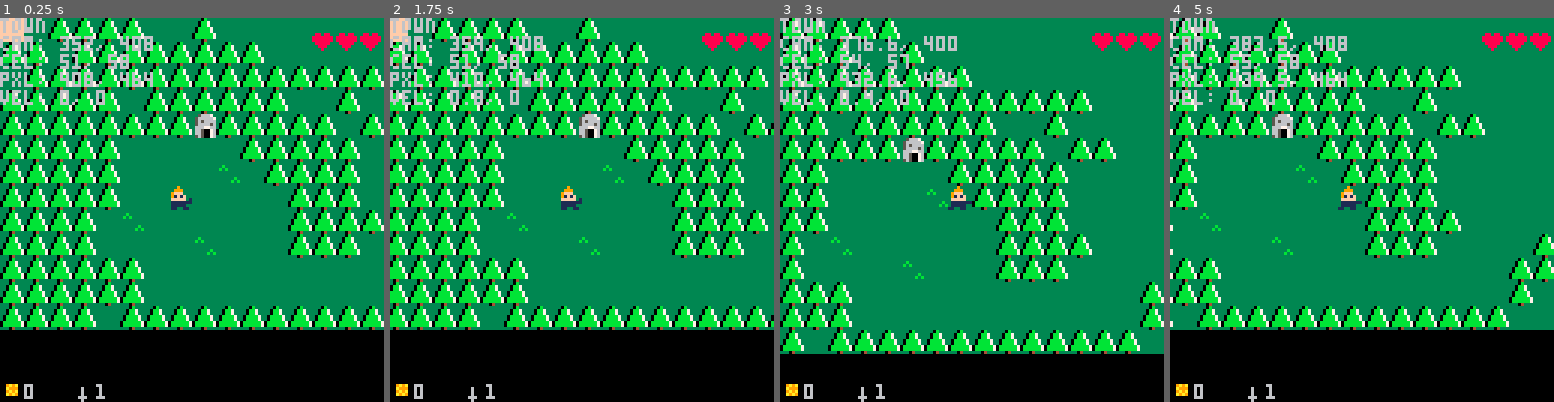
Above: before the commit, frames 1-4 (left to right).
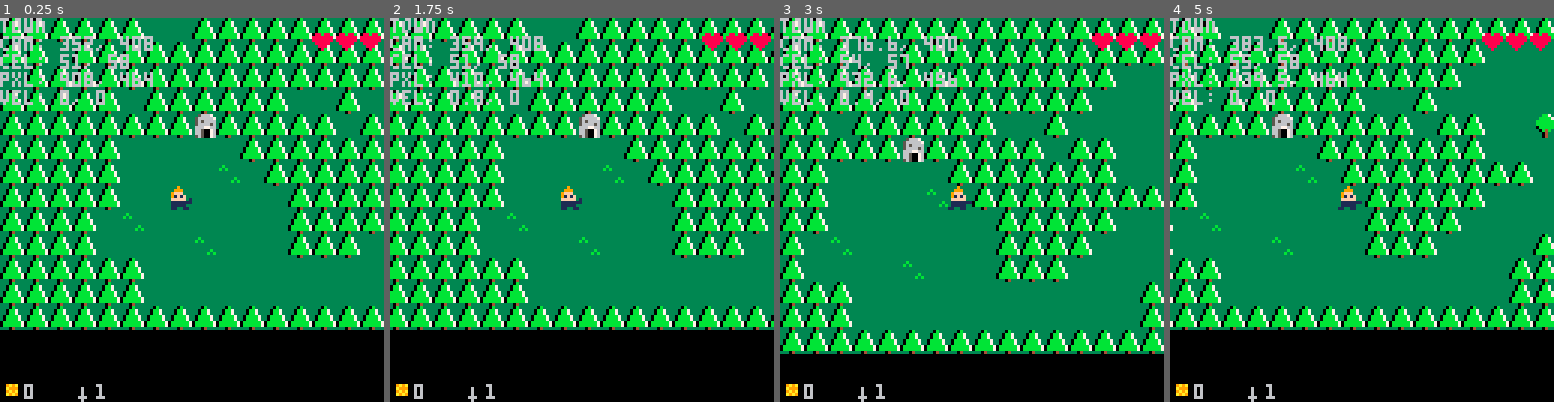
Above: after the commit, the same moments.

Repository: gubblebozer/pico8
Game: PICO-8 cartridge zeldalink.p8
Two runs of this game, one before a commit and one after it. Both use one fixed random seed, a clock stepped at 60 frames per second and the inputs below.
Inputs:
- Up to frame 1 (0.25 s): no input
- Up to frame 2 (1.75 s): tap X (X key) at 0.33, 1.07 s; tap O (Z key) at 0.7, 1.7 s; hold Right from 1.6 s (still down)
- Up to frame 3 (3 s): tap X (X key) at 1.85, 2.97 s; release Right at 2.1 s; tap O (Z key) at 2.1, 2.5, 2.9 s; hold Up 2.15-2.42 s; hold Right from 2.47 s (still down)
- Up to frame 4 (5 s): release Right at 3.03 s; hold Left 3.08-3.58 s; tap O (Z key) every 0.4 s from 3.3 to 4.9 s; hold Down 3.63-3.97 s; hold Right 4.02-4.68 s; tap X (X key) at 4.08 s; hold Up from 4.73 s (still down)

The runs differ from the first frame. In frame 1, 3.9% of the frame differs, in the area x 0-100%, y 0-82%; in frame 2, 4.1%; in frame 3, 8.6%, in the area x 6-100%, y 0-88%; in frame 4, 7.0%.

Commit message:
a bunch of map editing on zeldalink

Diff:
--- a/zeldalink.p8
+++ b/zeldalink.p8
@@ -786,165 +786,165 @@
 0002020202020000000000000000000002000002020000000000000000000000000000000000000000000000000000000202020202020202020202020000000002023a02020200020402020000000000020232020202000002000202000000000000000400080000000000000000000000000000000800000000000000000000
 0000000000000000000000000000000000000000000000000000000000000000000000000000000000000000000000000000000000000000000000000000000000000000000000000000000000000000000000000000000000000000000000000000000000000000000000000000000000000000000000000000000000000000
 __map__
-2424382424242424242724242827282428272827283738373837383711111111111111111111245211110101010111110124116042434243424301434243444041404140414041114141434350512100000000000000000000000000004242424242424242424200000000000000000000000000000000000000000000000000
-2424242424242424382424243837383738373837242827272827282728272837243738242424245200242424002424525455525352535253525352535253545051505150515051505151434340414343434343434343434343000021210000000000000000004224242424242424242424242424242424242424242424242424
-2424242424242427242724242827282424242821243837373837382728373827282724242424242421520021215452524041242424242424242421212100212124242424212424242424242450512424242424242424246a435b5a00005b5a000000000000004224242424242424242424242424242424242424242424242424
-2424242424242424382438373837383738373831242827282728273738272837383738242424245400000000005452525052424224242424242424520021212124242424242424242424244250514343242443242424246a43212121000000534242000000004224242424242424242424242424242424242424242424242424
-242424242424242424242427282428272427282437243738373837242827282728272824242424545400000052545252404100422152525252512452000040412424242424242121214221214041242424242443432424246200005b5a0000534242000000004224242424404354435443242424242424242424242424242424
-247c257c7c7c7c24242424373837383738372724272827282728272438373837383738272827282728272827282728525051214242525221522121525000404041242424212121214242212150512424434324244324242462000000000000534242000000524243435443510000000043242424242424242424242424242424
-247c242424237c24242428272827242728243738373837383738372728373827282728272837383738373837383738524040212142425221212152520021404040444044404462444043434140414324242424245e244343435b5a00000000005324244242522424242424242443430043242424242424242424242424242424
-247c242424317c24242424373837243738372424272827282724283738272837383738373824242424242442000042424040212162622121212121212150404050515051505162515051505150514343242424242424212143424253535353532424244253532424242424242443430043242424242424242424242424242424
-247c242431317c24242428272827282728272827373837382437382728373837383738212424242424242442410000002121212121212121525221212121404000000000000000000000006e52524343434343432424242424244224242424242424242424535b5a24245b5a2443006d43242424242424242424242424242424
-247c7c7c7c7c7c24243738373837383727282728242827281630313738242424242424242424242728242827282728424016534140522121005200215252404000000000000000000000006e62626e6e216e6e435b5a242424244224424242422442425324535353242424242453766d66434324242424242424242424242424
-242424242424242724272827242424272424243837383738211616272824242424242424242424373837383738373800401600410052400000520040005240405b00000000005b5a0000002162626e6e6e6e6e43242424245b5a42244224242424242424245353535b5a24242453004300004324242424242424242424242424
-2424242438242424383738373837253738002728272827282724273724242424242424242427282728272827282728214053004100000000525200000000404021005b5a2121212121215b5a52525a5a6353624324242424245c422442246a6a24242424245353532424245b5a53430043004324242424242424242424242424
-242416241624282724272827282428272427373827283738272724382424242424242424243738373837383738373831401621404040404040404040404040526363636363636363636363635252435353216243245b5a242424426a6a6a6a6a6a6a242424242424242424242424000000000043434343242424242424242424
-2424242424242437383738372437383724373837372427283737383124242424242421242424242430272827282728212421202120214040404040404040405252525252525252505052525252524324242424242424244242424242424253532424432424242424242424242424434300430043210043242424242424242424
-2424242424242427282728272827282728272724272827282724282424242424242421244243424342373837383738313031303130312424242424242424242424434324242424000000006e4343432424245b5a5a24426e6e6e6e00434324242424242424242424242424242424000000427543210043242424242424242424
-0024242424242437383738243837382438373738373837383737382424242424242121245253525352272827285352535253245051242424242424242424242424434324242424000000006e43434324482424242424427878434343242424242424242424242424244343434324004343434343210043242424242424242424
-2424272824272824282427282728272827282428272827272828242424242424242124246024242424373837382424242424244041242424242424242424242424434324242424000000006e464643494949494949426e6e78432424242424242424242424242424242424430024000000000000400043242424242424242424
-3737373824242728382437383738373837383738373837243838242424242424242424244124242424242827282424242424535051242424242424242424242424434324242424465200006e434374744343434343436e4343436e43434324242424246b6b242424244324434324434343002100210043242424242424242424
-2428242424243738242127282728242827242428272824242824242424242424242424244243424342373837382142434342434041242424242424242424242424434324242448465200006e43437474436e6e6e6e6e6e6e6e6e6e4324432424242424245b5a2424244324247924242424004321214243242424242424242424
-2438272427282428382137383738373837243738373831373824242424242424242424245253525352272827283152535352535051242424242424242424242424434343434343434343434343437443436e4343434343434343434324435b5a242424242424242424435a24242424245b5a4321212143242424242424242424
-373837382424242427282724272427272827282827272827282424242424242424242424242424242437383738212424242424242424242424242424242424242443434343434343434343434343746e6e6e436e6e6e6e6e6e6e6e24244324242424242424242424244321000000246600004375757543242424242424242424
-2728272824282428373837383724373738373838372438373824242424242424242424242424242424272827283124242424242424242424242424242424242424242424244460610000000000000043434343242424242424242424244343434343434343434343434343434343244343434343434343242424242424242424
-3738373837243738282827272428272728272827282728282424242424242424242424242424242424373837382124242424242424242424242424242424242424242424244443610000434343434343242424242424242424242424242424242424242424242424242424242424242424242424242424242424242424242424
-27282728272827283838243738383737383738373837383824242424242424242424242424242424242424272831242424242424242424242424242424242424242424242444435a005b434472727224242424242424242424242424242424242424242424242424242424242424242424242424242424242424242424242424
-3738282737383738282724272827282728272827282728212424242424242424242424242424242424242437382124242424242424242424242424242424242424242424244443757575434472727272727224242424242424242424242424242424242424242424242424242424242424242424242424242424242424242424
-2728383727283837382438373837383738373837383738212424242424242424242424242424242424242427282728242424242424242424242424242424242424242424244443434343434424242424242424242424242424242424242424242424242424242424242424242424242424242424242424242424242424242424
-3738283137382727283130313027282728272831302728272824242424242424242424242424242424242437383738242424242424242424242424242424242424242424242424242424242424242424242424242424242424242424242424242424242424242424242424242424242424242424242424242424242424242424
-2728272816163737382431000037383738373821243738373824242424242424242424242424242424242424302728242424242424242424242424242424242424242424242424242424242424242424242424242424242424242424242424242424242424242424242424242424242424242424242424242424242424242424
-3738373828272427282728272827282728313031242430312424242424242424242424242424242424242424243738212424242424242424242424242424242424242424242424242424242424242424242424242424242424242424242424242424242424242424242424242424242424242424242424242424242424242424
-2137272827282728273738373837383738242424242424242424242424242424242424242424242424242424242728312424242424242424242424242424242424242424242424242424242424242424242424242424242424242424242424242424242424242424242424242424242424242424242424242424242424242424
-3131372724272824283830313031303124242424242424242424242424242424242424242424242424242424243738212424242424242424242424242424242424242424242424242424242424242424242424242424242424242424242424242424242424242424242424242424242424242424242424242424242424242424
-0027282724373837382824242424242424242424242424242424242424242424242424242424242424242424242728272824242424242424242424242424242424242424242424242424242424242424242424242424242424242424242424242424242424242424242424242424242424242424242424242424242424242424
-…(130 lines of a section not shown)…
+3434343434343434343434343434353535353535353535353535353535353535343434343434343434343434343434343434343434343434343434343434343434343434343434343434343434343434343434343434343434343434343434343434343434343434343434343434343434343434343434343434343434343434
+3424242424242424242424242424243435242424242424242424242424242435342424242424242424242424242424343424242424242424242424242424243434242424242424242424242424242434342424242424242424242424242424343424242424242424242424242424243434242424242424242424242424242434
+3423232323242424242434342323233435232323232424242424353523232335342323232324242424243434232323343423232323242424242434342323233434232323232424242424343423232334342323232324242424243434232323343423232323242424242434342323233434232323232424242424343423232334
+3463636334242424242424232424243435080808352424242424242324242435346363633424242424242423242424343463636334242424242424232424243434636363342424242424242324242434346363633424242424242423242424343463636334242424242424232424243434636363342424242424242324242434
+3434343434242424242424242434243435353535352424242424242424352435343434343424242424242424243424343434343434242424242424242434243434343434342424242424242424342434343434343424242424242424243424343434343434242424242424242434243434343434342424242424242424342434
+3424242424242424242434343434243435242424242424242424353535352435342424242424242424243434343424343424242424242424242434343434243434242424242424242424343434342434342424242424242424243434343424343424242424242424242434343434243434242424242424242424343434342434
+3424242424242424242424242424243435242424242424242424242424232435342424242424242424242424242424343424242424242424242424242424243434242424242424242424242424242434342424242424242424242424242424343424242424242424242424242424243434242424242424242424242424242434
+3424243424242424242424242424343435242435242424242424242424243535342424342424242424242424242434343424243424242424242424242424343434242434242424242424242424243434342424342424242424242424242434343424243424242424242424242424343434242434242424242424242424243434
+3424243424242424242424242424343435242435242424242424242424243535342424342424242424242424242434343424243424242424242424242424343434242434242424242424242424243434342424342424242424242424242434343424243424242424242424242424343434242434242424242424242424243434
+3424243434342323232324242424243435242435353523232323242424242435342424343434232323232424242424343424243434342323232324242424243434242434343423232323242424242434342424343434232323232424242424343424243434342323232324242424243434242434343423232323242424242434
+3424242423242424232324242424243435242424232424242323242424242435342424242324242423232424242424343424242423242424232324242424243434242424232424242323242424242434342424242324242423232424242424343424242423242424232324242424243434242424232424242323242424242434
+3424242423242424232324242424243435242424232424242323242424242435342424242324242423232424242424343424242423242424232324242424243434242424232424242323242424242434342424242324242423232424242424343424242423242424232324242424243434242424232424242323242424242434
+3423242423242423343434242423243435232424232424233535352424232435342324242324242334343424242324343423242423242423343434242423243434232424232424233434342424232434342324242324242334343424242324343423242423242423343434242423243434232424232424233434342424232434
+3423232323232323343434232323233435232323232323233535352323232335342323232323232334343423232323343423232323232323343434232323233434232323232323233434342323232334342323232323232334343423232323343423232323232323343434232323233434232323232323233434342323232334
+3434342323343434343434343423233435353523233535353535353535232335343434232334343434343434342323343434342323343434343434343423233434343423233434343434343434232334343434232334343434343434342323343434342323343434343434343423233434343423233434343434343434232334
+3434343434343434343434343434343435353535353535353535353535353535343434343434343434343434343434343434343434343434343434343434343434343434343434343434343434343434343434343434343434343434343434343434343434343434343434343434343434343434343434343434343434343434
+2323232424232424242323242323232424232424242323242323232323242424242424232424242323242424242424232424242323242424242424232424242323242424242424242324232324242424242424242424242424242422242424242424242424232323232324232424242323242424242424242424242424242424
+2424242424242424242424242424242424242424242424242424242323242424242424232424242323242424242424232424242323242424242424232424242323242424242424242324232424232323232323242424242424242424242424242324232423242424232324232424232323242424232423242424242424242424
+2424242424242424242424242424242424242424242424242424242323242424232424232424232323242424232424232424232323242424232424232424232323242424242424242324232424232424242323242424242424242424242424242423232423242424232324232323232323242424242423242424242424242424
+2424242424242424242424242424242424242424242424242424242323242424242424232323232323242424242424232323232323242424242424232323232323242424242424242324232424232424242323242424242424242423242424232324232423242423232324242424242424232423232323242424242424242424
+2424242424242424242424242424242424242424242424242424242424232423232324242424242424232423232324242424242324232423232324242424242424232424242424242424232324232424232323242424232424232424232323242424232423232323232324242424242424242323232323242424232424242424
+2424242424242424242424242424242424242424242424242424242424242323232324242424242424242424242424242424242423242323232324242424242424242324232323242424242424232323232323242424242424232323232323242424242424242424242424242324242423232423232323242424242424242424
+2424242423232323232324242424242423232323232324242424242423232423232324242424242424242424242424242324242423232323232324242324242423232424232424242424242424242424242424232423232324242424242424232423232424242424242424232323232424242424242424232423232324242424
+2424242423242424232324242424242423242424232324242424242323242423232423242424242424242424242424242424242424242323242424242424242424242424232424242324242324242424242424242323232324242424242424242323232424232424242323242323232424242424242424242323232324242424
+2424242423242424232324242424242423242424232324242424242323242424242424242424242424242424242424242424242424242423242424242424242424242424232424232323242424242324242423232423232324242324242423232423232324242424242424242424242424242324242423232423232324242424
+2423242423242423232324242423242423242423232324242423242323242424242424242424242424242424242424242424242424242423242424242323232424242424232323232323242424242424242424242424242424242424242424242424242424242424242424242424242424242424242424242424242424242424
+2424242423232323232324242424242423232323232323232323232323232323232323232323232323232323232323232323232323232323232323232323232323232323232323232323232423232323232324242424242424242424242424242424242424242424242424242424242424242424242424242424242424242424
+2323232424242424242423242323232423232323232323232323232323232323232323232323232323232323232323232323232323232323232323232323232323232323232323232323232323232323232324242424242424242424242424242424242424242424242424242424242424242424242424242424242424242424
+2323232424242424242424232323232423232323232323232323232323232323232323232424242424242424242323232323232323232323232323232323232424242323232323232323232323232323232324242424242424242424242424242424242424242424242424242424242424242424242424242424242424242424
+2424242424242424242424242424242424240202020202020202020202020202020202020202020202020202020202020202020202020202020202020202020202020202020202020202020202020202020224242424242424242424242424242424242424242424242424242424242424242424242424242424242424242424
+2424242424242424242424242424242424240201010101010101010101010101010101010111111111111101010101111111111101010101010101011111111101010101010101010101010101010101010224242424242424242424242424242424242424242424242424242424242424242424242424242424242424242424
+2424242424242424242424242424242424240201010101010101011111010111010101010101010101011111010111111111010101010101010101011111111101010101010101010101010101010101010224242424242424242424242424242424242424242424242424242424242424242424242424242424242424242424
+…(130 lines of a section not shown)…
Not shown, changed: 73 lines of the sprite sheet (__gfx__) section of zeldalink.p8
